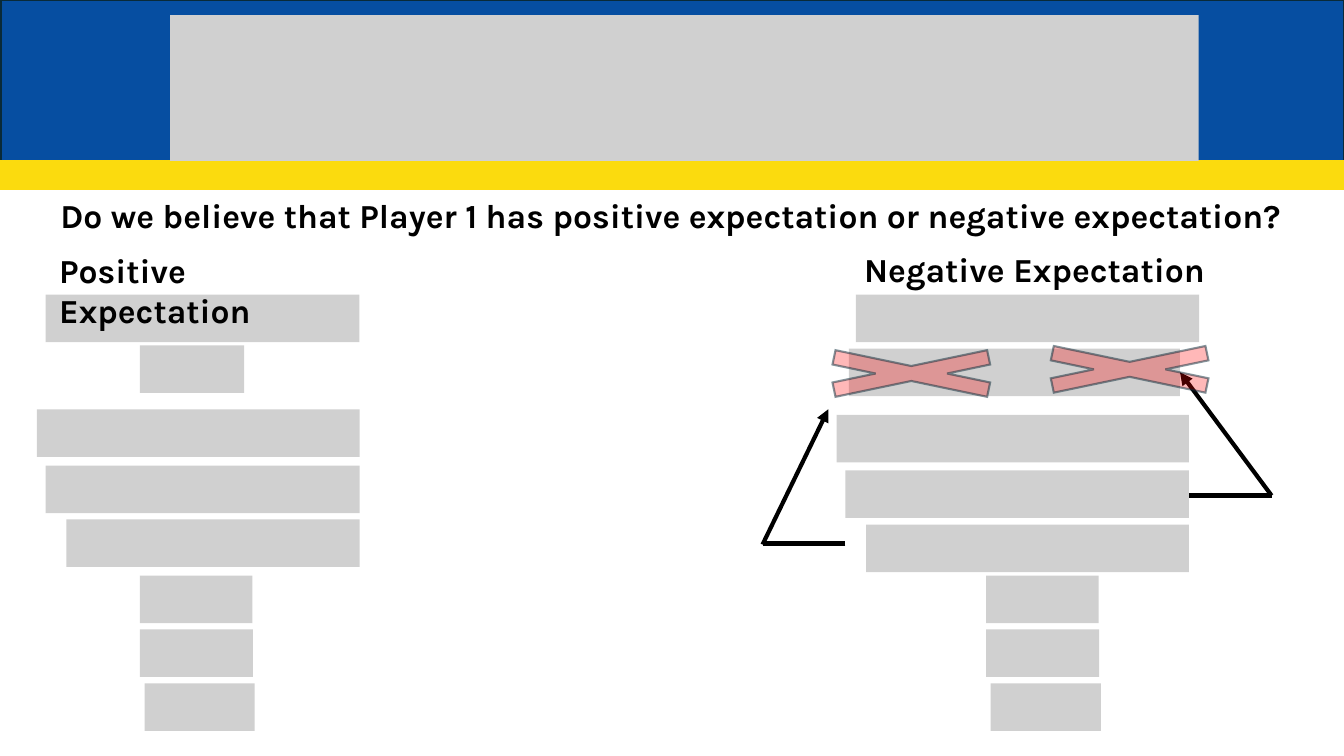
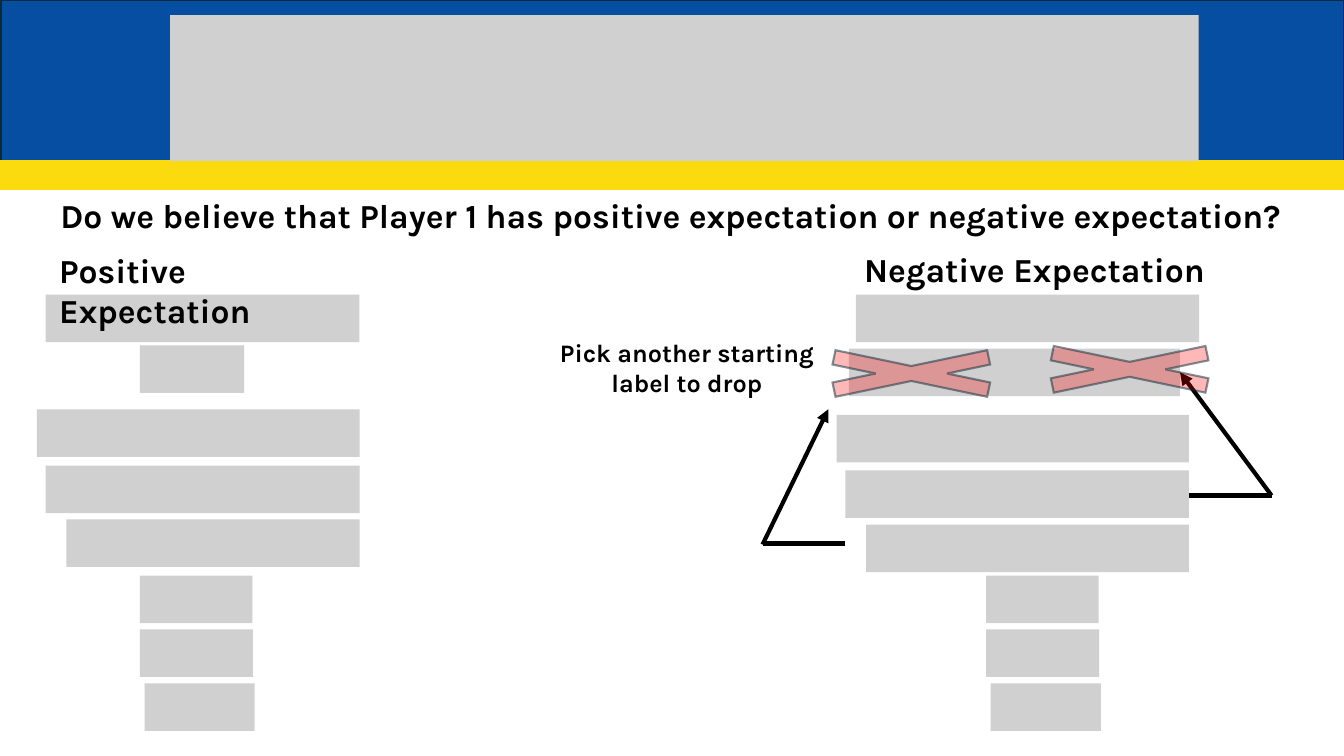
Before and after one commit to JakeCisc210/Candidacy, a slide deck: slide 40 of Reading Course/Presentations/Game Theory Seven.pptx (slide 32 before the commit). Drawn at 1344x756 pixels with LibreOffice and Linux fonts; fonts in the diff are those of the drawing; grey boxes stand for pictures. Boxes give left, top, right and bottom in pixels: in the first picture for what was removed or moved away, otherwise in the second. Text is boxed around its words. In the diff, an @@ line names an element or a change of style, - is before the commit and + after.

```diff
--- a/Reading Course/Presentations/Game Theory Seven.pptx
+++ b/Reading Course/Presentations/Game Theory Seven.pptx
@@ text added at <box>560,344,813,398</box>, 18 pt, text #000000, bold @@
+  Pick another starting label to drop
```
Also in this commit, not shown: 1 other slide changed, 10 slides added, 2 slides removed.
